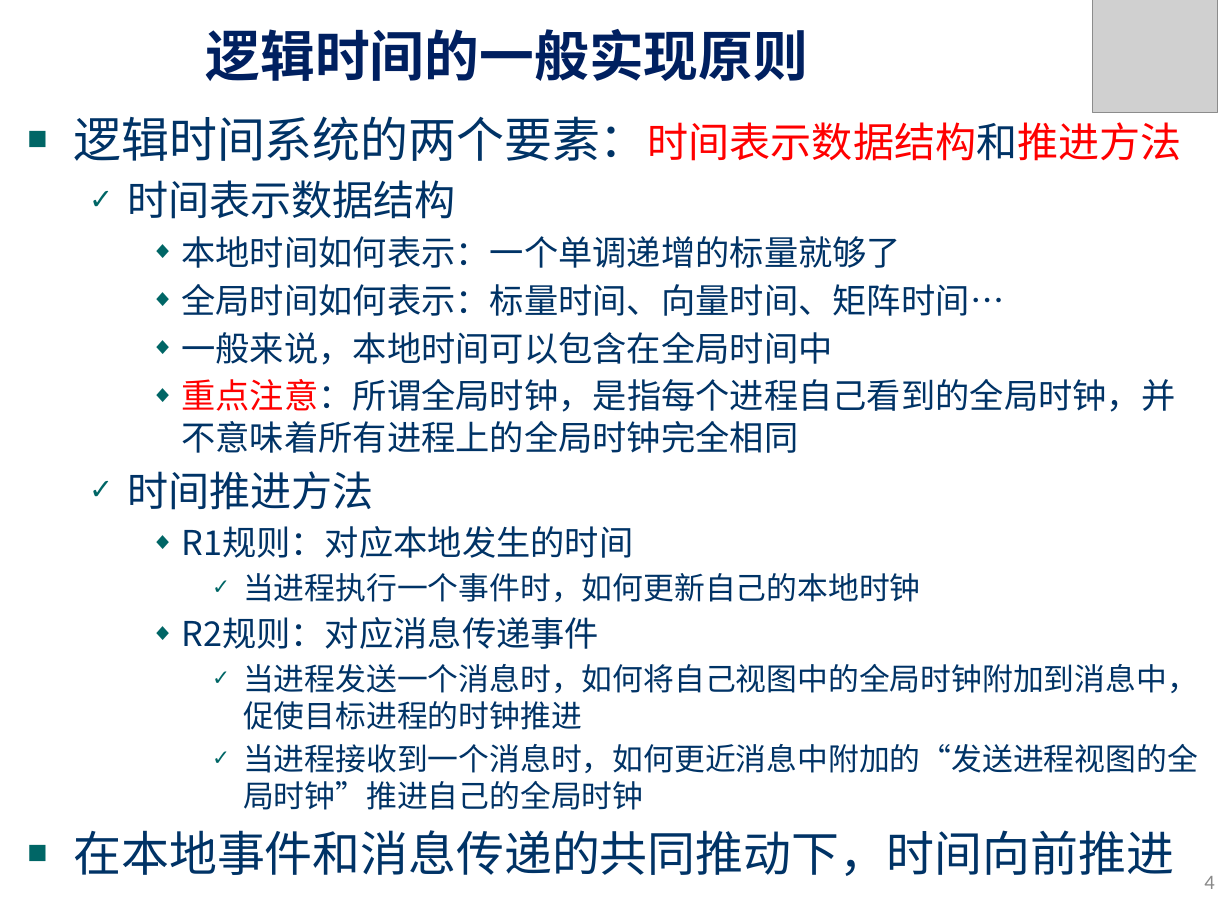
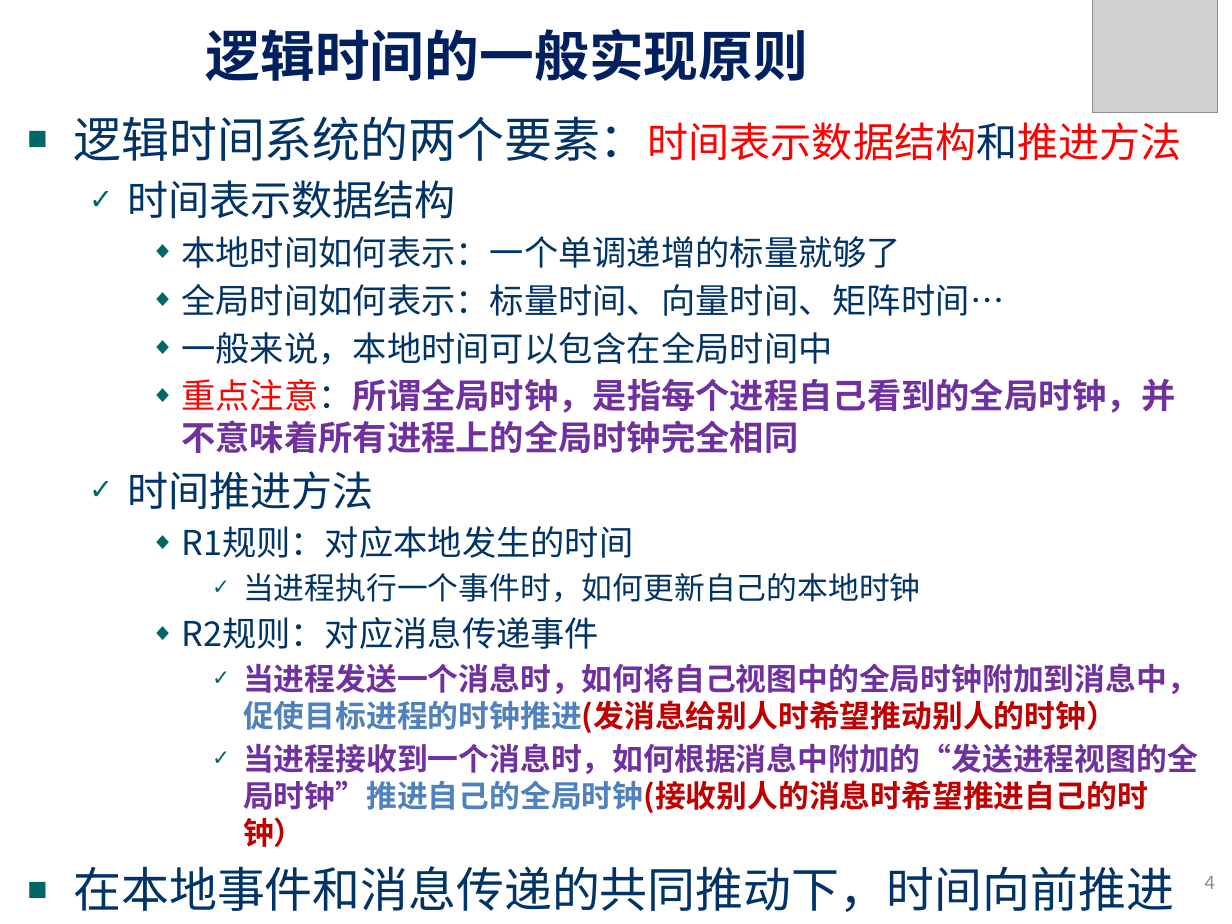
Before and after one commit to zhengxq27/Junoir_study_last, a slide deck: slide 4 of 分布式计算/课件/03. 逻辑时钟与物理时钟同步.pptx. Drawn at 1232x924 pixels with LibreOffice and Linux fonts; fonts in the diff are those of the drawing; grey boxes stand for pictures; background and template pictures are left out. Boxes give left, top, right and bottom in pixels: in the first picture for what was removed or moved away, otherwise in the second. Text is boxed around its words. In the diff, an @@ line names an element or a change of style, - is before the commit and + after.

```diff
--- a/分布式计算/课件/03. 逻辑时钟与物理时钟同步.pptx
+++ b/分布式计算/课件/03. 逻辑时钟与物理时钟同步.pptx
@@ text at (181, 378, 1175, 453): text colour #003366 to #7030A0, bold on in "重点注意：所谓全局时钟，是指每个进程自己看到的全局时钟，并不意味着所有进程上的全局时钟完全相同" @@
@@ text at (243, 663, 1198, 847): text changed; text colour #003366 to #7030A0; bold on @@
-      ✓ 当进程发送一个消息时，如何将自己视图中的全局时钟附加到消息中，促使目标进程的时钟推进
-      ✓ 当进程接收到一个消息时，如何更近消息中附加的“发送进程视图的全局时钟”推进自己的全局时钟
+      ✓ 当进程发送一个消息时，如何将自己视图中的全局时钟附加到消息中，促使目标进程的时钟推进(发消息给别人时希望推动别人的时钟）
+      ✓ 当进程接收到一个消息时，如何根据消息中附加的“发送进程视图的全局时钟”推进自己的全局时钟(接收别人的消息时希望推进自己的时钟）
```
Also in this commit, not shown: 13 other files.
